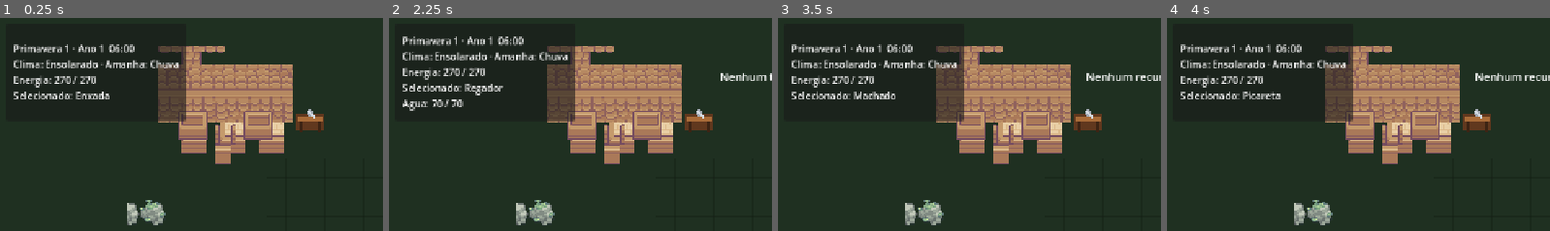
Above: before the commit, frames 1-4 (left to right).
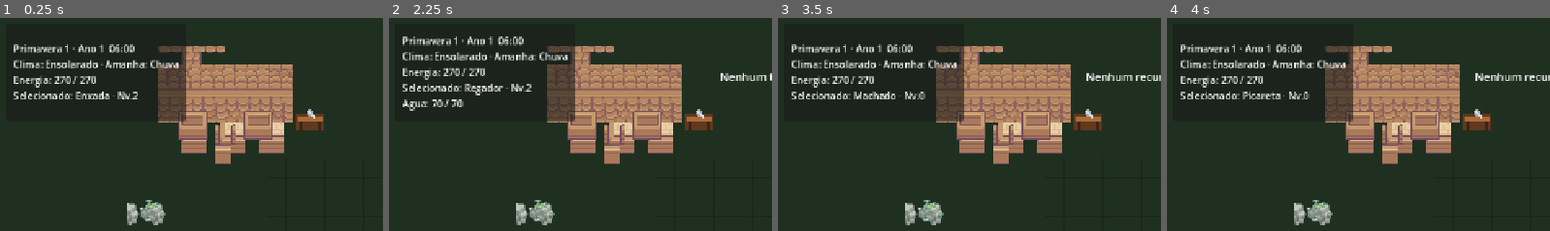
Above: after the commit, the same moments.

Repository: HelioConde/GameSlime
Game: Godot game, scene res://scenes/world/main.tscn
The game is run twice, just before and just after one commit, with the same random seed, the same clock (stepped at 60 frames per second) and the same inputs.
Inputs (mouse positions are % of the whole screen's width and height, from its top left):
- Up to frame 1 (0.25 s): no input
- Up to frame 2 (2.25 s): tap Enter at 0.5 s; move the mouse to (72, 45) at 0.52 s; hold D 0.53-1.28 s; tap E at 0.6 s; click (72, 45) at 0.67 s; tap Space at 0.77, 1.25, 1.52 s; move the mouse to (30, 55) at 1.27 s; hold S 1.28-2.03 s; tap 1 at 1.35 s; move the mouse to (60, 28) at 2.02 s; hold D from 2.03 s (still down); tap 2 at 2.1 s
- Up to frame 3 (3.5 s): move the mouse to (45, 70) at 2.77 s; release D at 2.78 s; hold W from 2.78 s (still down); tap 3 at 2.85 s; click (45, 70) at 2.92 s; tap Space at 3.02 s
- Up to frame 4 (4 s): tap Enter at 3.5 s; move the mouse to (80, 65) at 3.52 s; release W at 3.53 s; hold A from 3.53 s (still down); tap 4 at 3.6 s; tap Space at 3.77 s
The pictures show only the part of the screen within x 0-50%, y 0-50%; the shares and areas given below are measured in that part.

The runs differ from the first frame. In frame 1, 0.1% of the frame differs, in the area x 29-36%, y 34-39%; in frame 2, 0.1%; in frame 3, 0.1%; in frame 4, 0.1%.

Commit message:
feat: show selected tool level in HUD

Diff:
--- a/scripts/ui/game_hud.gd
+++ b/scripts/ui/game_hud.gd
@@ -131,16 +131,20 @@
 	if not current_event.is_empty():
 		event_text = "\nEvento: %s" % current_event
 
+	var tool_level_text := ""
 	var water_text := ""
 	var selected := player.inventory.get_selected_stack()
 	if selected != null and not selected.is_empty():
-		if selected.item.kind == ItemDefinition.ItemKind.TOOL and selected.item.tool_type == ToolController.ToolType.WATERING_CAN:
-			water_text = "\nAgua: %d / %d" % [
-				player.tools.current_water,
-				player.tools.get_water_capacity(),
-			]
-
-	status_label.text = "%s  %s\nClima: %s · Amanha: %s%s\nEnergia: %.0f / %.0f\nSelecionado: %s%s%s" % [
+		if selected.item.kind == ItemDefinition.ItemKind.TOOL:
+			tool_level_text = " · Nv.%d" % player.tools.get_tool_level(selected.item.tool_type)
+
+			if selected.item.tool_type == ToolController.ToolType.WATERING_CAN:
+				water_text = "\nAgua: %d / %d" % [
+					player.tools.current_water,
+					player.tools.get_water_capacity(),
+				]
+
+	status_label.text = "%s  %s\nClima: %s · Amanha: %s%s\nEnergia: %.0f / %.0f\nSelecionado: %s%s%s%s" % [
 		GameClock.get_date_text(),
 		GameClock.get_time_text(),
 		WeatherManager.get_weather_name(),
@@ -149,6 +153,7 @@
 		player.energy.current_energy,
 		player.energy.maximum_energy,
 		player.get_selected_item_name(),
+		tool_level_text,
 		charge_text,
 		water_text,
 	]
